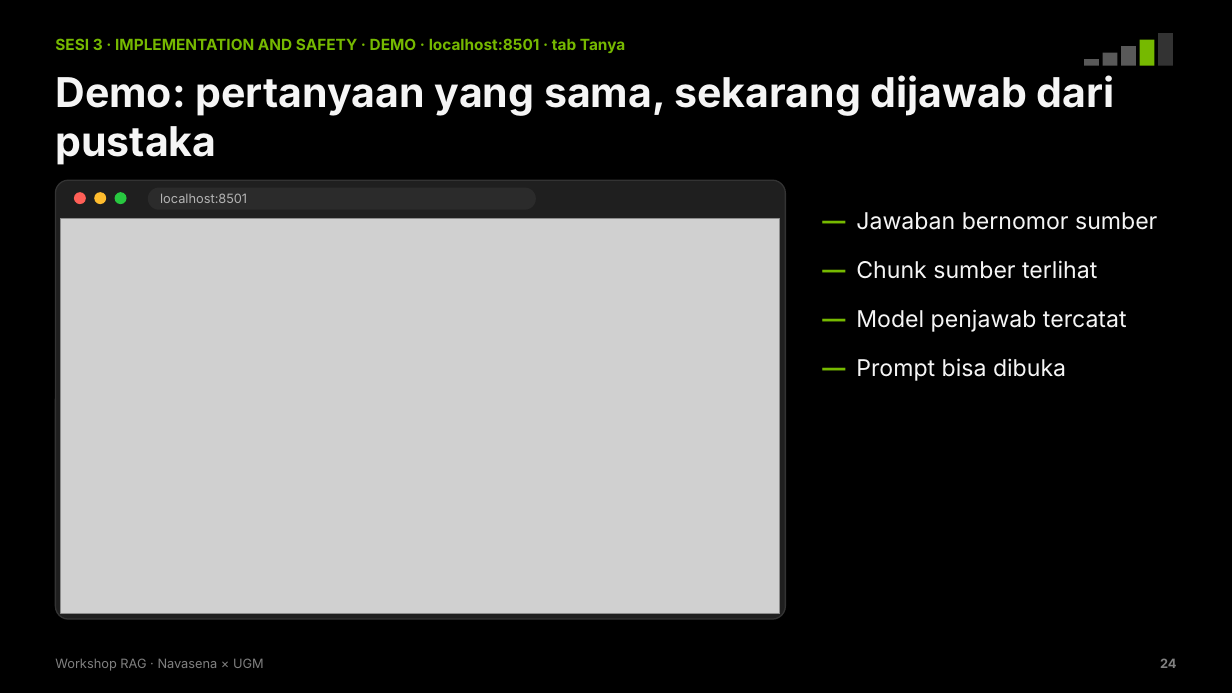
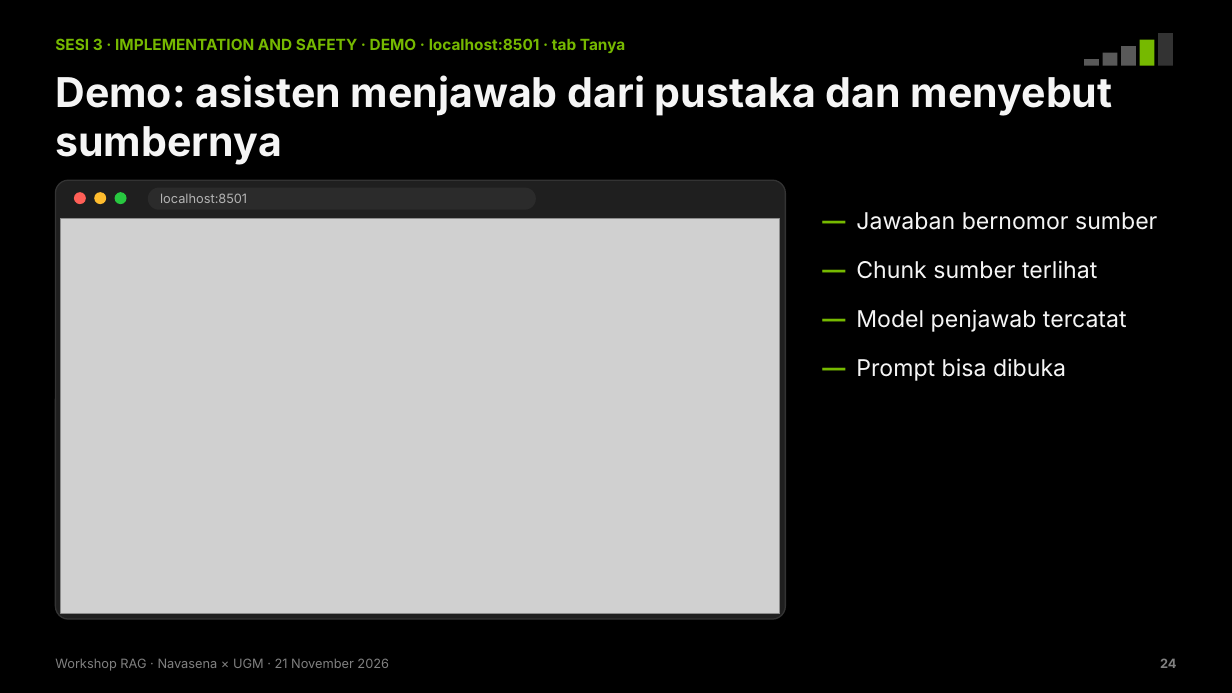
Before and after one commit to chmdznr/navasena-ugm-rag-workshop, a slide deck: slide 24 of slides/dist/Navasena_UGM_Workshop_RAG.pptx. Drawn at 1232x693 pixels with LibreOffice and Linux fonts; fonts in the diff are those of the drawing; grey boxes stand for pictures. Boxes give left, top, right and bottom in pixels: in the first picture for what was removed or moved away, otherwise in the second. Text is boxed around its words. In the diff, an @@ line names an element or a change of style, - is before the commit and + after.

Commit message:
Guardrails AI, perlindungan PII, dan layanan versi framework
- Pengaman memakai Guardrails AI: validator Hub (ValidLength, SecretsPresent)
  dan validator buatan sendiri; menggantikan NeMo Guardrails
- Penyamaran PII pada pertanyaan, jawaban, dan log (surel, nomor HP, NIK,
  NPWP, kartu), dengan DetectPII dari Hub sebagai opsi
- service/: pipeline yang sama disusun dengan LlamaIndex sebagai layanan
  (job ingest terpisah, kunci API, health check, metrik, log JSON,
  container non-root)
- Deck 38 slide dengan rekaman gladi model sungguhan dan hasil promptfoo
- Pertanyaan andalan demo diganti ke RAPTOR; kasus tujuh titik kegagalan
  dipakai sebagai contoh retrieval yang meleset
- CI menjalankan uji unit

```diff
--- a/slides/dist/Navasena_UGM_Workshop_RAG.pptx
+++ b/slides/dist/Navasena_UGM_Workshop_RAG.pptx
@@ text at [55, 75, 1113, 165]: text changed @@
-Demo: pertanyaan yang sama, sekarang dijawab dari pustaka
+Demo: asisten menjawab dari pustaka dan menyebut sumbernya
@@ text at [55, 658, 389, 671]: text changed @@
-Workshop RAG · Navasena × UGM
+Workshop RAG · Navasena × UGM · 21 November 2026
```
Also in this commit, not shown: 33 other slides changed, 3 slides added, 2 slides removed, 33 other files.
